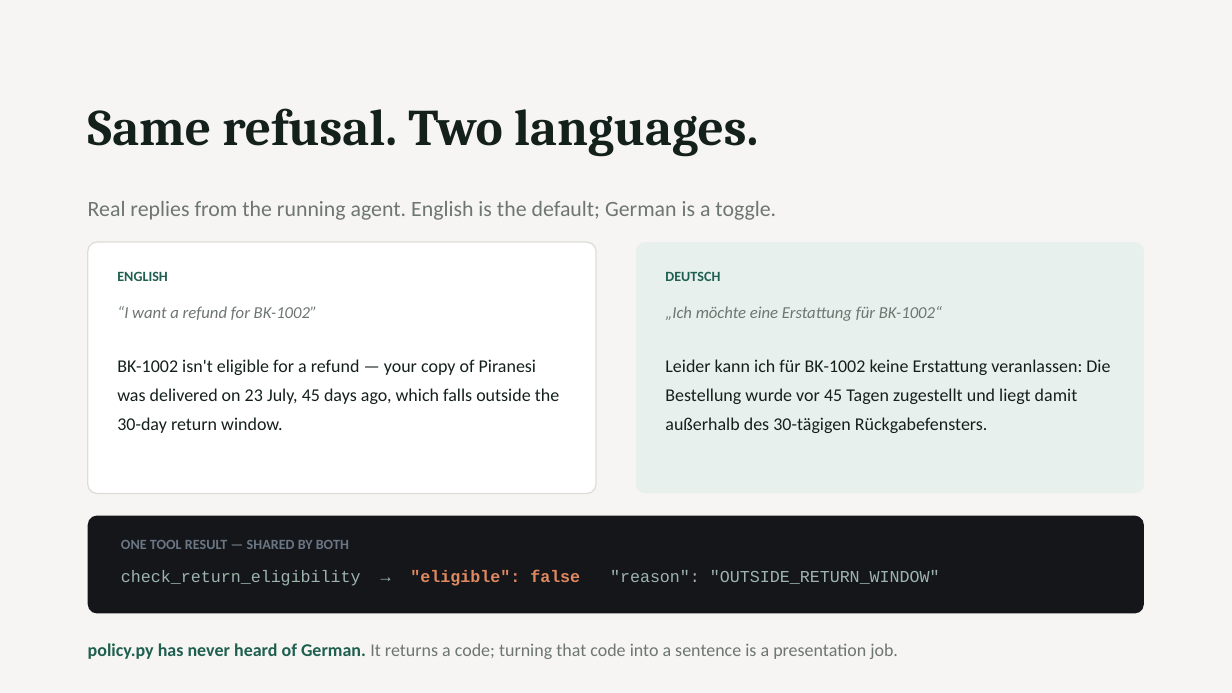
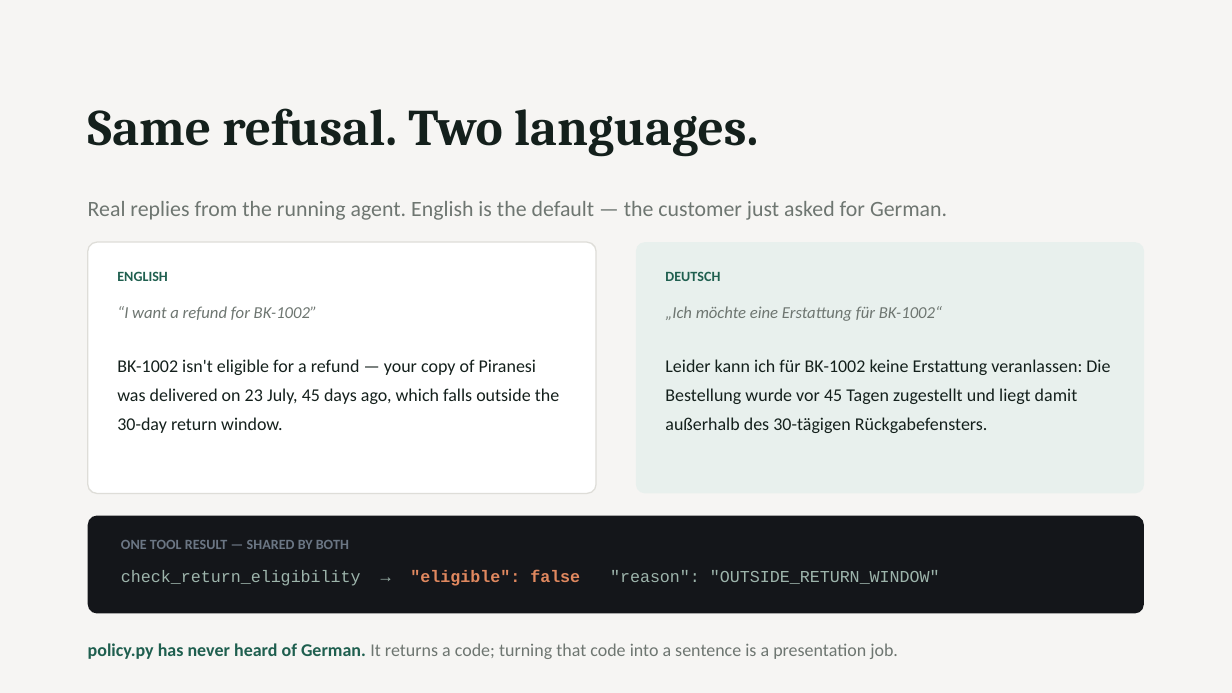
Before and after one commit to Seyfu42/bookly-support-agent, a slide deck: slide 4 of deck/bookly-agent-deck.pptx. Drawn at 1232x693 pixels with LibreOffice and Linux fonts; fonts in the diff are those of the drawing. Boxes give left, top, right and bottom in pixels: in the first picture for what was removed or moved away, otherwise in the second. Text is boxed around its words. In the diff, an @@ line names an element or a change of style, - is before the commit and + after.

```diff
--- a/deck/bookly-agent-deck.pptx
+++ b/deck/bookly-agent-deck.pptx
@@ text at [88, 201, 947, 220]: text changed @@
-Real replies from the running agent. English is the default; German is a toggle.
+Real replies from the running agent. English is the default — the customer just asked for German.
```
Also in this commit, not shown: 2 other files.
